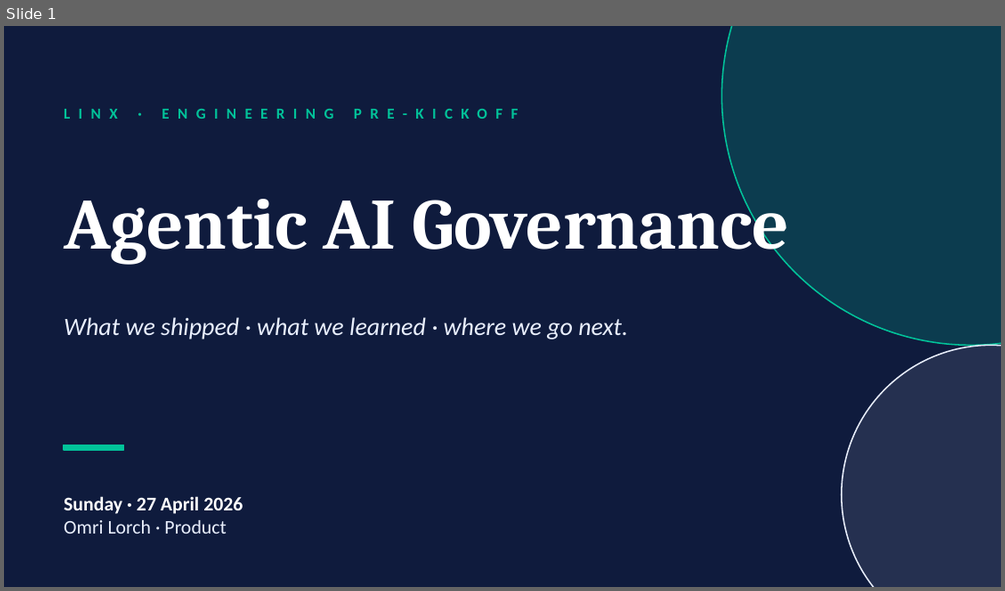
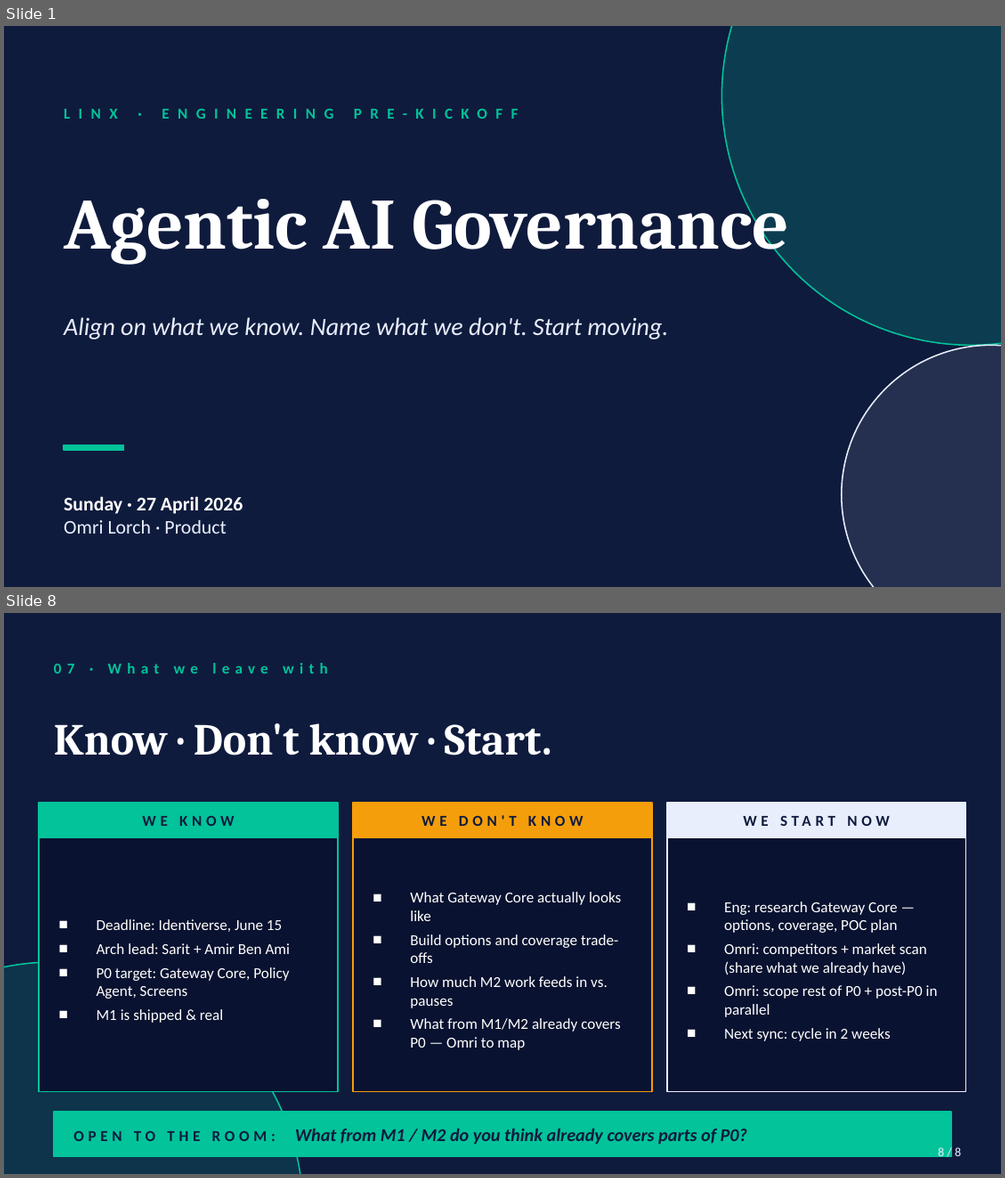
Before and after one commit to Lorch19/ol-linx-agent, a slide deck: artifacts/eng-prekickoff-2026-04-27.pptx. Shown one above the other, each under a label of ours: slide 1 before the commit, slides 1 and 8 after it; the slides between them are not shown. The pictures are 1005x591 and 1005x1178 pixels, drawn with LibreOffice and Linux fonts; fonts in the diff are those of the drawing. Boxes give left, top, right and bottom in pixels: in the first picture for what was removed or moved away, otherwise in the second. Text is boxed around its words. In the diff, an @@ line names an element or a change of style, - is before the commit and + after.

```diff
--- a/artifacts/eng-prekickoff-2026-04-27.pptx
+++ b/artifacts/eng-prekickoff-2026-04-27.pptx
@@ slide 8 added at [4, 613, 1001, 1174], background #0F1B3D @@
@@ text added at [54, 663, 328, 674], 11 pt, text #02C39A, bold @@
+07 · What we leave with
@@ text added at [54, 723, 552, 755], 32 pt, text #FFFFFF, bold @@
+Know · Don't know · Start.
@@ rectangle added at [39, 803, 338, 837], fill #02C39A, outline #02C39A 1 pt @@
@@ text added at [142, 816, 235, 826], 11 pt, text #0F1B3D, bold @@
+WE KNOW
@@ rectangle added at [353, 803, 652, 837], fill #F59E0B, outline #F59E0B 1 pt @@
@@ text added at [421, 815, 583, 826], 11 pt, text #0F1B3D, bold @@
+WE DON'T KNOW
@@ rectangle added at [667, 803, 966, 837], fill #E8EEFC, outline #E8EEFC 1 pt @@
@@ text added at [667, 803, 966, 837], 11 pt, text #0F1B3D, bold @@
+WE START NOW
@@ rectangle added at [39, 837, 338, 1092], fill #091230, outline #02C39A 1 pt @@
@@ rectangle added at [353, 837, 652, 1092], fill #091230, outline #F59E0B 1 pt @@
@@ rectangle added at [667, 837, 966, 1092], fill #091230, outline #E8EEFC 1 pt @@
@@ text added at [410, 892, 621, 1050], 11 pt, text #FFFFFF @@
+■ What Gateway Core actually looks like
+■ Build options and coverage trade-offs
+■ How much M2 work feeds in vs. pauses
+■ What from M1/M2 already covers P0 — Omri to map
@@ text added at [724, 901, 938, 1041], 11 pt, text #FFFFFF @@
+■ Eng: research Gateway Core — options, coverage, POC plan
+■ Omri: competitors + market scan (share what we already have)
+■ Omri: scope rest of P0 + post-P0 in parallel
+■ Next sync: cycle in 2 weeks
@@ text added at [97, 919, 291, 1022], 11 pt, text #FFFFFF @@
+■ Deadline: Identiverse, June 15
+■ Arch lead: Sarit + Amir Ben Ami
+■ P0 target: Gateway Core, Policy Agent, Screens
+■ M1 is shipped & real
@@ ellipse added at [4, 962, 303, 1174], fill #02C39A at 15% opacity, outline #02C39A 1 pt @@
@@ rectangle added at [54, 1111, 951, 1156], fill #02C39A, outline #02C39A 1 pt @@
@@ text added at [73, 1128, 747, 1143], 13 pt, text #0F1B3D, bold, italic @@
+OPEN TO THE ROOM: What from M1 / M2 do you think already covers parts of P0?
@@ text added at [938, 1147, 961, 1159], 9 pt, text #E8EEFC @@
+8 / 8
@@ slide 1 changed as well @@
@@ text at [64, 317, 668, 339]: text changed @@
-What we shipped · what we learned · where we go next.
+Align on what we know. Name what we don't. Start moving.
```
Also in this commit, not shown: 3 other slides changed, 3 other slides added, 5 slides removed, 1 other file.
